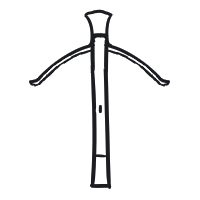
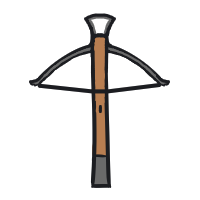
The second 200×200 image is a revision of the first. Changes to its layers:
renamed "Paint Layer 1" to "LoadedString", hid it, moved it above "UnloadedString", painted on it over [32, 64, 167, 128]
added layer "UnloadedString" above "Paint Layer 15" over [32, 9, 167, 128]
painted on "Paint Layer 15" over [32, 9, 167, 189]
added layer "Paint Layer 16" above "Background" over [32, 9, 167, 189]
